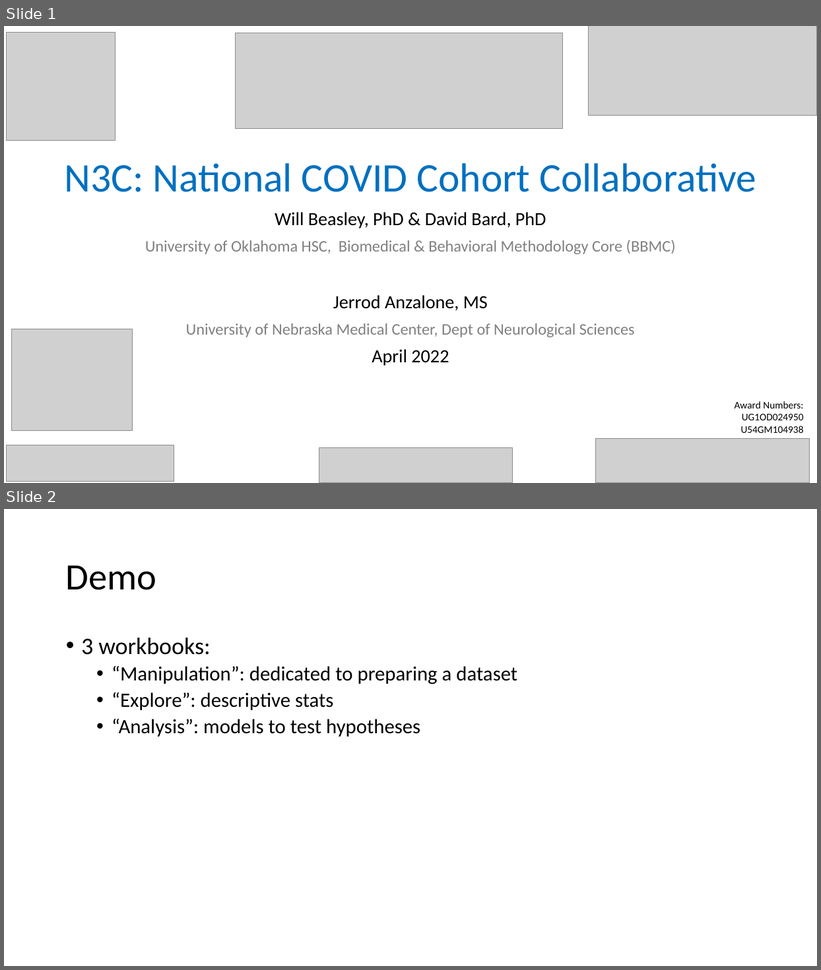
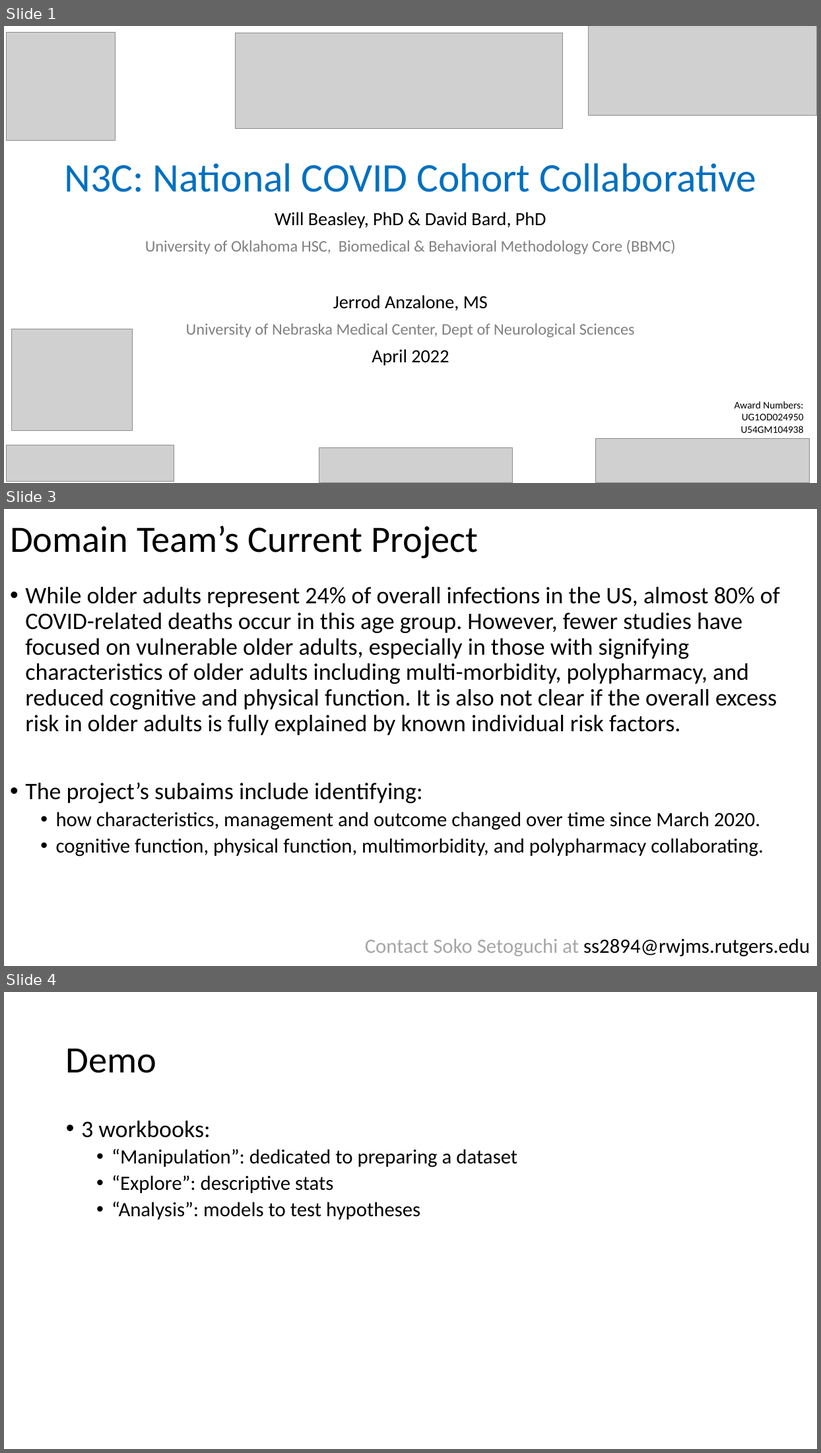
Before and after one commit to OuhscBbmc/prairie-outpost-public, a slide deck: publications/presentation-2022-04-geroscience/beasley-2022-04-n3c-geroscience.pptx. Shown one above the other, each under a label of ours: slides 1 and 2 before the commit, slides 1, 3 and 4 after it; the slides between them are not shown. The pictures are 821x970 and 821x1453 pixels, drawn with LibreOffice and Linux fonts; fonts in the diff are those of the drawing; grey boxes stand for pictures; background and template pictures are left out. Boxes give left, top, right and bottom in pixels: in the first picture for what was removed or moved away, otherwise in the second. Text is boxed around its words. In the diff, an @@ line names an element or a change of style, - is before the commit and + after.

```diff
--- a/publications/presentation-2022-04-geroscience/beasley-2022-04-n3c-geroscience.pptx
+++ b/publications/presentation-2022-04-geroscience/beasley-2022-04-n3c-geroscience.pptx
@@ slide 3 added at [4,509,817,966], background #FFFFFF @@
@@ title added at [10,525,479,559], 44 pt, text #000000 @@
+Domain Team’s Current Project
@@ text added at [25,587,780,857], 28 pt, text #000000 @@
+• While older adults represent 24% of overall infections in the US, almost 80% of COVID-related deaths occur in this age group. However, fewer studies have focused on vulnerable older adults, especially in those with signifying characteristics of older adults including multi-morbidity, polypharmacy, and reduced cognitive and physical function. It is also not clear if the overall excess risk in older adults is fully explained by known individual risk factors.
+• The project’s subaims include identifying:
+  • how characteristics, management and outcome changed over time since March 2020.
+  • cognitive function, physical function, multimorbidity, and polypharmacy collaborating.
@@ text added at [365,939,810,957], 24 pt, text #000000 @@
+Contact Soko Setoguchi at ss2894@rwjms.rutgers.edu
@@ what was slide 2 is now slide 4 @@
```
Also in this commit, not shown: 3 slides changed, 2 other slides added, 3 other files.
